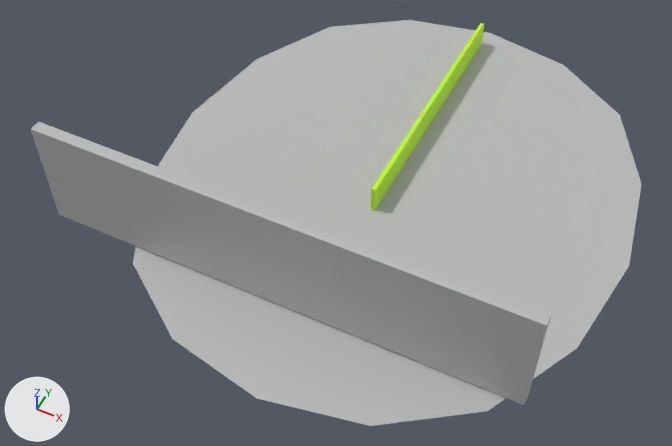
The Blender file Spil/textures/map.blend: old version first, new version second.
Before and after are seen from a camera (50 mm lens) standing at (4.37, -8.49, 11.95) and looking at (-0.41, 1.06, 0.01). Arrows for +X, +Y and +Z are at lower left; the lights stay in place.

Names of what the first picture shows: 'Plane', 'stena1', 'stena2'.
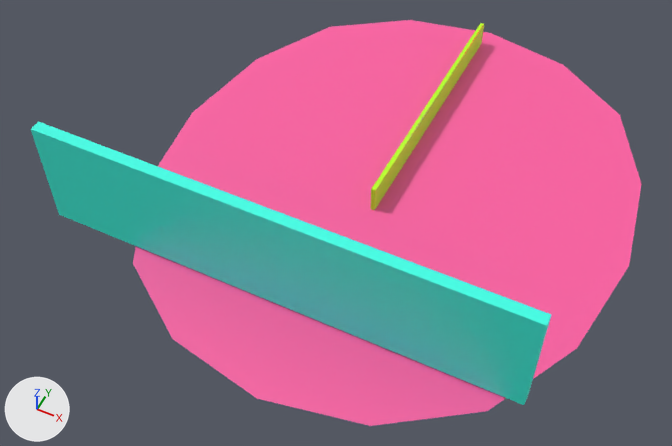
What the commit changed:
Picture 'wall2' (img_wall2) is new.
Picture 'plane' (img_plane) is new.
In material 'Material.003' (mat_material_003), base_color is no longer (0.5, 0.5, 0.5), grey #bcbcbc.
In material 'Material.003' (mat_material_003), texture is now set to img_plane.
In material 'Material.001' (mat_material_001), base_color is no longer (0.5, 0.5, 0.5), grey #bcbcbc.
In material 'Material.001' (mat_material_001), texture is now set to img_wall2.

Changed parts and their boxes (x1, y1, x2, y2) in the pictures (672 x 446 px):
'Plane', surface changed (grey to pink): (133, 20, 642, 426) in both
'stena1', surface changed (grey to cyan): (31, 122, 551, 405) in both
